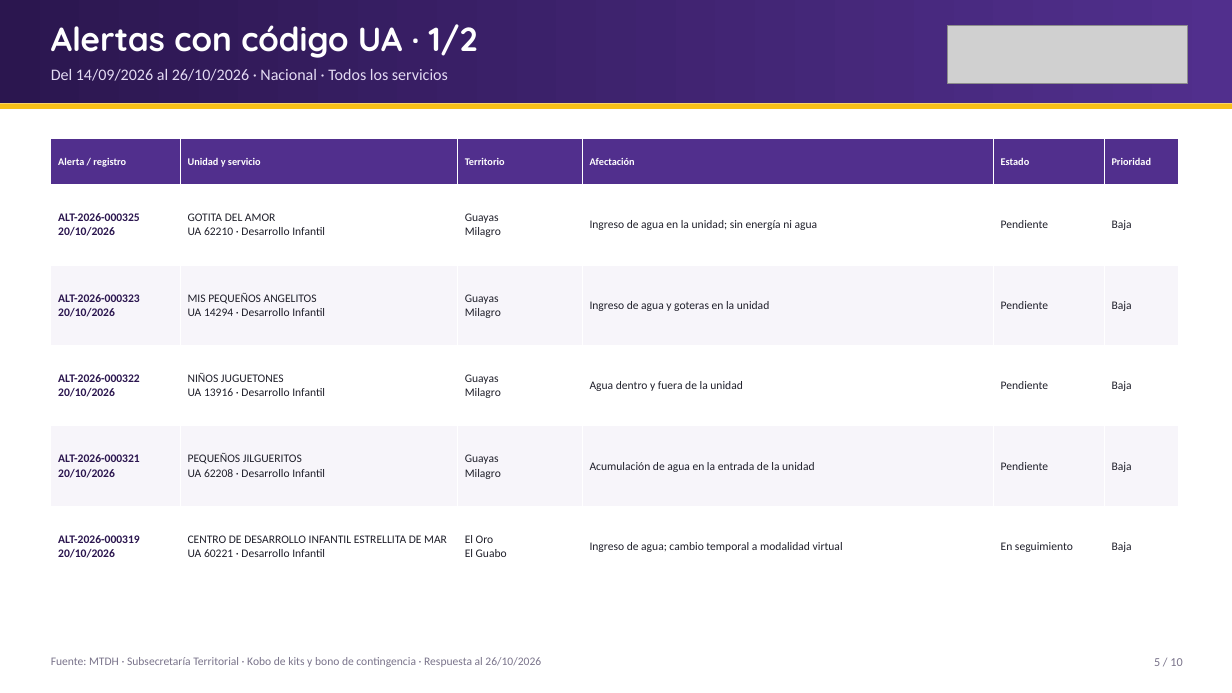
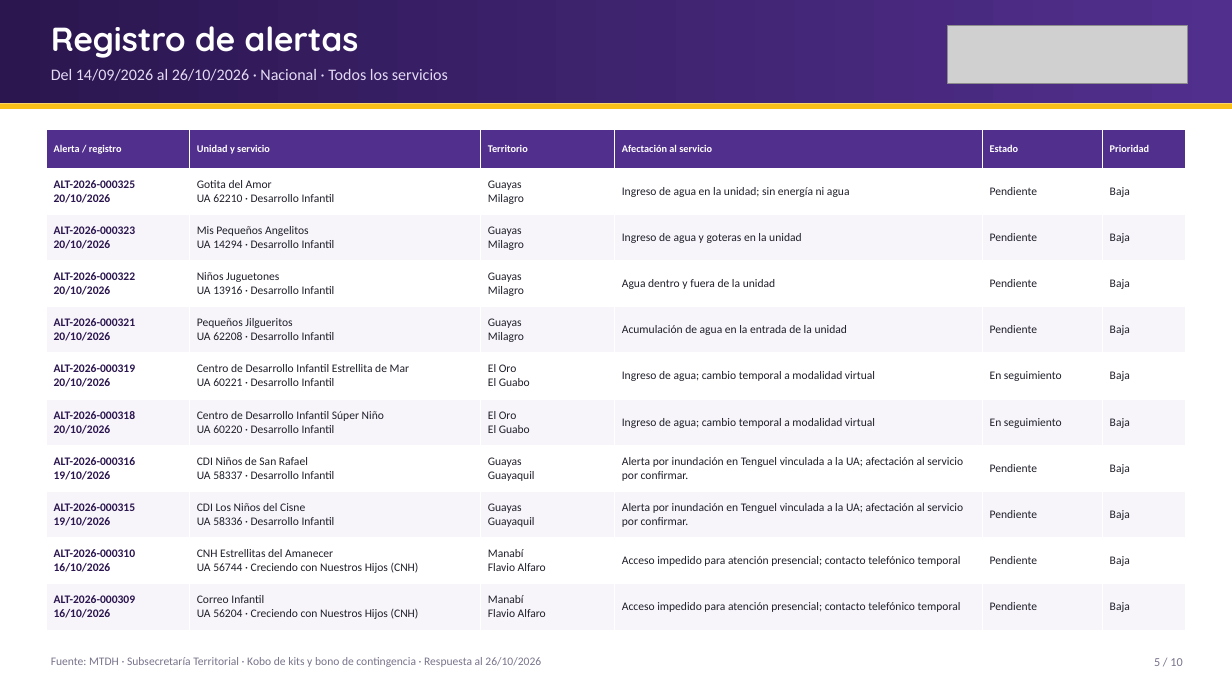
Before and after one commit to JuanAmbuludi/Sistema-Reporte-MTDH, a slide deck: slide 5 of docs/reportes/Seguimiento_ENOS_2026-10-26.pptx. Drawn at 1232x693 pixels with LibreOffice and Linux fonts; fonts in the diff are those of the drawing; grey boxes stand for pictures. Boxes give left, top, right and bottom in pixels: in the first picture for what was removed or moved away, otherwise in the second. Text is boxed around its words. In the diff, an @@ line names an element or a change of style, - is before the commit and + after.

```diff
--- a/docs/reportes/Seguimiento_ENOS_2026-10-26.pptx
+++ b/docs/reportes/Seguimiento_ENOS_2026-10-26.pptx
@@ text at box(51, 26, 359, 58): text changed @@
-Alertas con código UA · 1/2
+Registro de alertas
@@ table at box(46, 129, 1186, 630) @@
-row 1: Alerta / registro | Unidad y servicio | Territorio | Afectación | Estado | Prioridad
-row 2: ALT-2026-000325 20/10/2026 | GOTITA DEL AMOR UA 62210 · Desarrollo Infantil | Guayas Milagro | Ingreso de agua en la unidad; sin energía ni agua | Pendiente | Baja
-row 3: ALT-2026-000323 20/10/2026 | MIS PEQUEÑOS ANGELITOS UA 14294 · Desarrollo Infantil | Guayas Milagro | Ingreso de agua y goteras en la unidad | Pendiente | Baja
-row 4: ALT-2026-000322 20/10/2026 | NIÑOS JUGUETONES UA 13916 · Desarrollo Infantil | Guayas Milagro | Agua dentro y fuera de la unidad | Pendiente | Baja
-row 5: ALT-2026-000321 20/10/2026 | PEQUEÑOS JILGUERITOS UA 62208 · Desarrollo Infantil | Guayas Milagro | Acumulación de agua en la entrada de la unidad | Pendiente | Baja
-row 6: ALT-2026-000319 20/10/2026 | CENTRO DE DESARROLLO INFANTIL ESTRELLITA DE MAR UA 60221 · Desarrollo Infantil | El Oro El Guabo | Ingreso de agua; cambio temporal a modalidad virtual | En seguimiento | Baja
+row 1: Alerta / registro | Unidad y servicio | Territorio | Afectación al servicio | Estado | Prioridad
+row 2: ALT-2026-000325 20/10/2026 | Gotita del Amor UA 62210 · Desarrollo Infantil | Guayas Milagro | Ingreso de agua en la unidad; sin energía ni agua | Pendiente | Baja
+row 3: ALT-2026-000323 20/10/2026 | Mis Pequeños Angelitos UA 14294 · Desarrollo Infantil | Guayas Milagro | Ingreso de agua y goteras en la unidad | Pendiente | Baja
+row 4: ALT-2026-000322 20/10/2026 | Niños Juguetones UA 13916 · Desarrollo Infantil | Guayas Milagro | Agua dentro y fuera de la unidad | Pendiente | Baja
+row 5: ALT-2026-000321 20/10/2026 | Pequeños Jilgueritos UA 62208 · Desarrollo Infantil | Guayas Milagro | Acumulación de agua en la entrada de la unidad | Pendiente | Baja
+row 6: ALT-2026-000319 20/10/2026 | Centro de Desarrollo Infantil Estrellita de Mar UA 60221 · Desarrollo Infantil | El Oro El Guabo | Ingreso de agua; cambio temporal a modalidad virtual | En seguimiento | Baja
+row 7: ALT-2026-000318 20/10/2026 | Centro de Desarrollo Infantil Súper Niño UA 60220 · Desarrollo Infantil | El Oro El Guabo | Ingreso de agua; cambio temporal a modalidad virtual | En seguimiento | Baja
+row 8: ALT-2026-000316 19/10/2026 | CDI Niños de San Rafael UA 58337 · Desarrollo Infantil | Guayas Guayaquil | Alerta por inundación en Tenguel vinculada a la UA; afectación al servicio por confirmar. | Pendiente | Baja
+row 9: ALT-2026-000315 19/10/2026 | CDI Los Niños del Cisne UA 58336 · Desarrollo Infantil | Guayas Guayaquil | Alerta por inundación en Tenguel vinculada a la UA; afectación al servicio por confirmar. | Pendiente | Baja
+row 10: ALT-2026-000310 16/10/2026 | CNH Estrellitas del Amanecer UA 56744 · Creciendo con Nuestros Hijos (CNH) | Manabí Flavio Alfaro | Acceso impedido para atención presencial; contacto telefónico temporal | Pendiente | Baja
+row 11: ALT-2026-000309 16/10/2026 | Correo Infantil UA 56204 · Creciendo con Nuestros Hijos (CNH) | Manabí Flavio Alfaro | Acceso impedido para atención presencial; contacto telefónico temporal | Pendiente | Baja
@@ table: place and size @@
-table at box(51, 139, 1178, 587)
+table at box(46, 129, 1186, 630)
```
Also in this commit, not shown: 7 other slides changed, 1 slide added, 1 slide removed, 19 other files.
